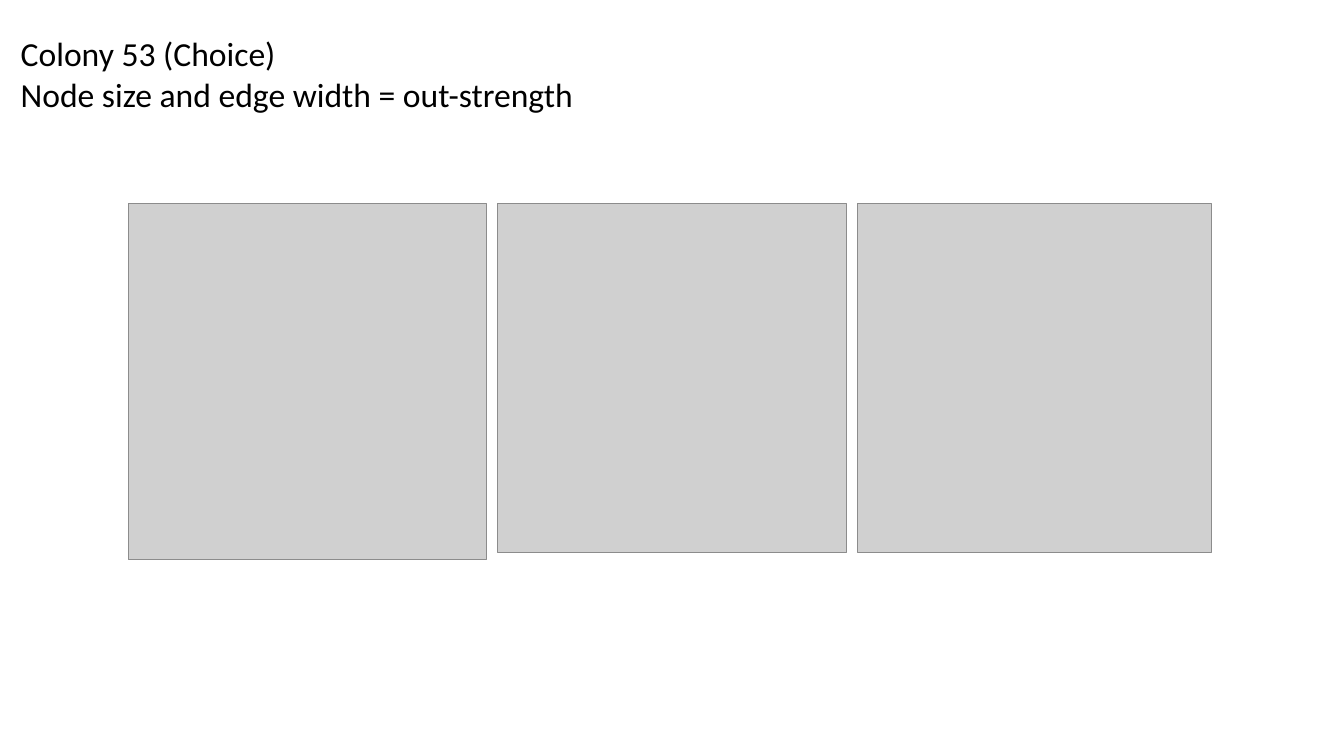
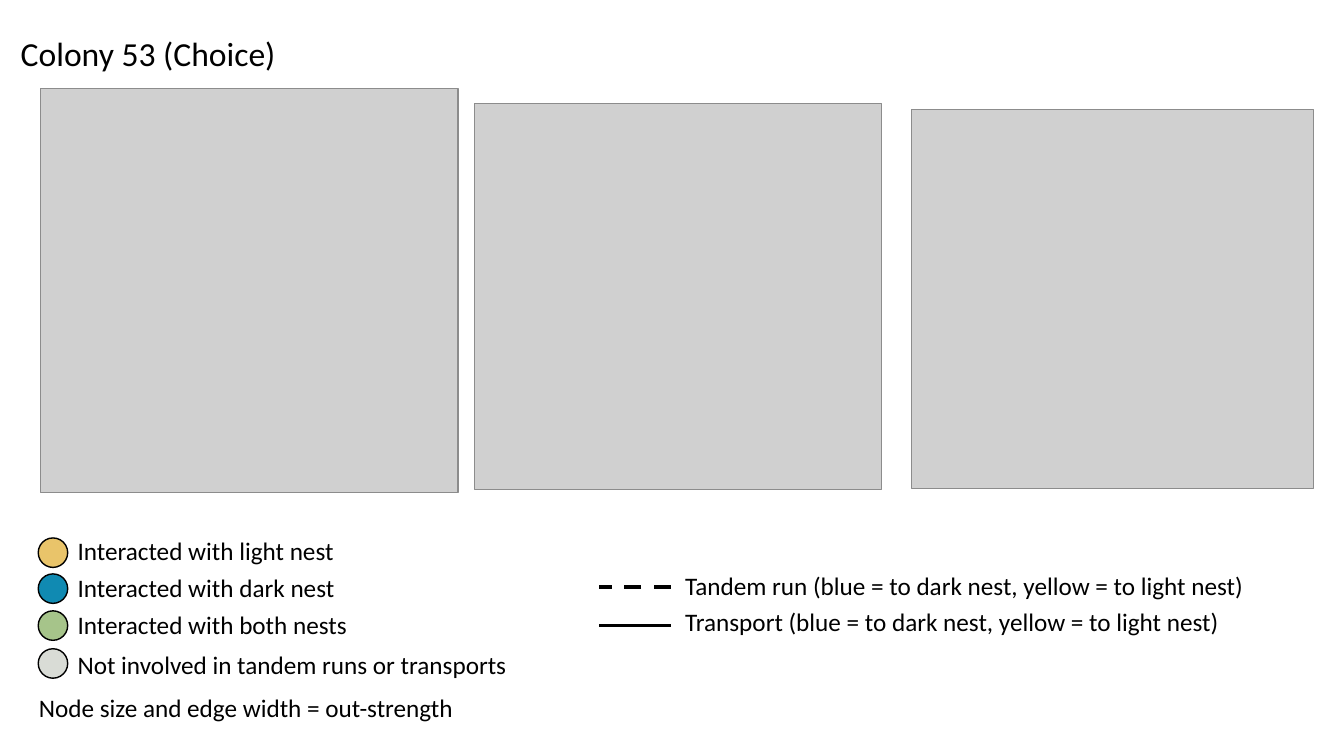
Before and after one commit to TovahKashetsky/collective_decision_experience, a slide deck: slide 7 of ant_sna_network_diagrams.pptx (slide 8 before the commit). Drawn at 1344x756 pixels with LibreOffice and Linux fonts; fonts in the diff are those of the drawing; grey boxes stand for pictures. Boxes give left, top, right and bottom in pixels: in the first picture for what was removed or moved away, otherwise in the second. Text is boxed around its words. In the diff, an @@ line names an element or a change of style, - is before the commit and + after.

```diff
--- a/ant_sna_network_diagrams.pptx
+++ b/ant_sna_network_diagrams.pptx
@@ picture added at <box>41,89,459,493</box> @@
@@ picture: place and size @@
-picture at <box>498,204,847,554</box>
+picture at <box>474,104,881,490</box>
@@ picture added at <box>911,110,1314,489</box> @@
@@ picture removed at <box>128,204,486,561</box> @@
@@ picture removed at <box>858,204,1211,554</box> @@
@@ group added at <box>38,538,1242,679</box>: 6 texts, 4 ellipses, 2 lines @@
+Tandem run (blue = to dark nest, yellow = to light nest)
+Transport (blue = to dark nest, yellow = to light nest)
+Interacted with light nest
+Interacted with dark nest
+Interacted with both nests
+Not involved in tandem runs or transports
@@ text at <box>39,699,452,722</box>: text changed; size 24 to 18 pt @@
-Colony 53 (Choice)
-Node size and edge width = out-strength
+Node size and edge width = out-strength
```
Also in this commit, not shown: 4 other slides changed, 1 slide removed, 6 other files.
